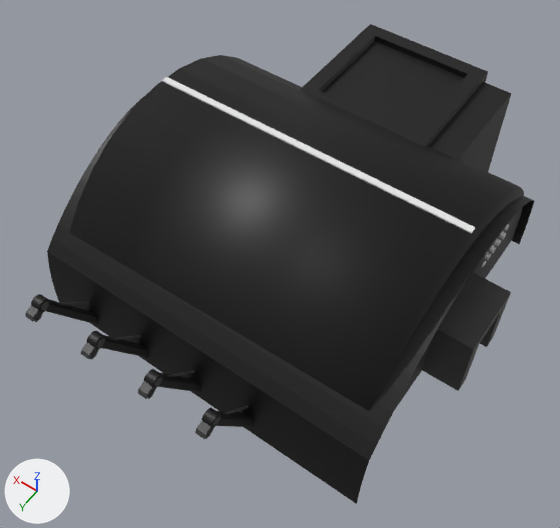
The FBX model Le jeu/TU-NNEL/Assets/Resources/caserne.fbx: old version first, new version second.
Camera for both pictures: a camera (50 mm lens) standing at (-3.28, 4.29, 7.79) and looking at (-0.05, -0.23, 0.69). Lighting does not change. The marker at lower left points along +X, +Y and +Z. Where no turn or scale is listed for an object, it has been applied to the vertices. Vertices at the same position are counted once.
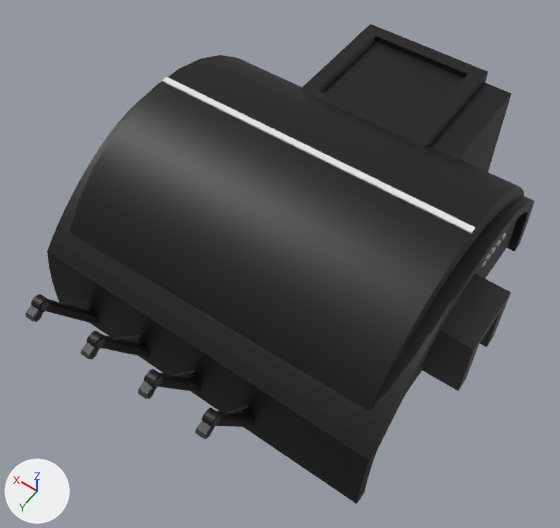
Where the change shows, as pixel boxes [x1, y1, x2, y2] in the pictures (560 x 528 px):
part 1 of me_cylinder, shading changed
    both: [69, 55, 524, 411]
part 2 of me_cube_008, added (black)
    after: [357, 200, 534, 503]

What changed in the scene script:
```text
Change me_cylinder:
    where me_cylinder.from_pydata(...)  # 40 vertices, 22 faces; spans x -1.97..1.98, y -2.03..2.05, z -0.1..2.07
    used by ob_cylinder; location = (0.0, -0.73, 0.0)
    me_cylinder part 1: edges marked sharp go from 11 to 0
Change me_cube_008:
    used by ob_cube_004; location = (-0.11, -0.35, 0.3)
    remove me_cube_008.from_pydata(...)  # 100 vertices, 48 faces; spans x -2.08..2.38, y -2.46..1.74, z -0.37..1.49
    add me_cube_008.from_pydata(...)  # 204 vertices, 200 faces; spans x -2.08..2.38, y -2.46..1.74, z -0.37..1.49
    me_cube_008 part 2: 104 vertices added at x -2.08..2.38, y -2.31..1.59, z -0.36..1.34
```
